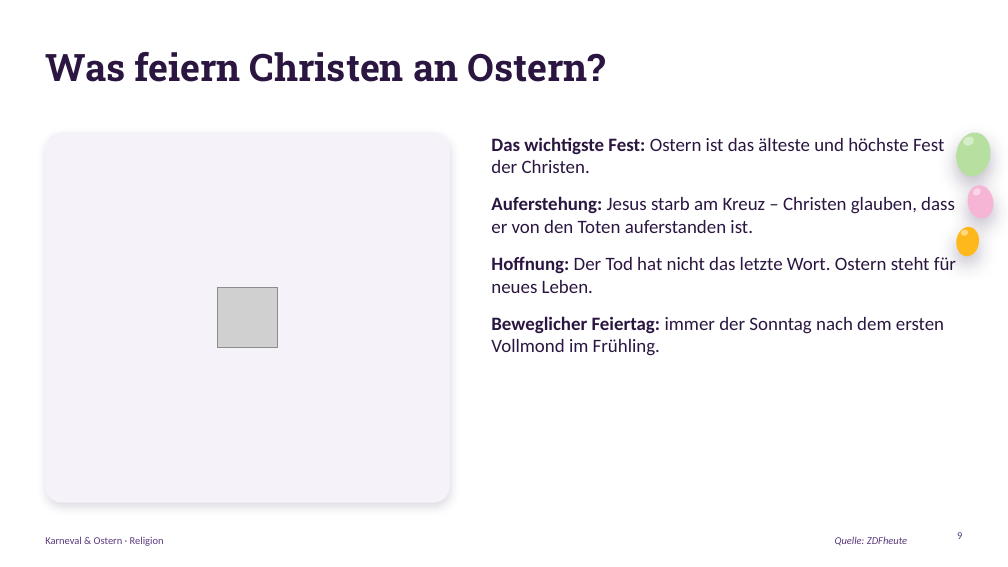
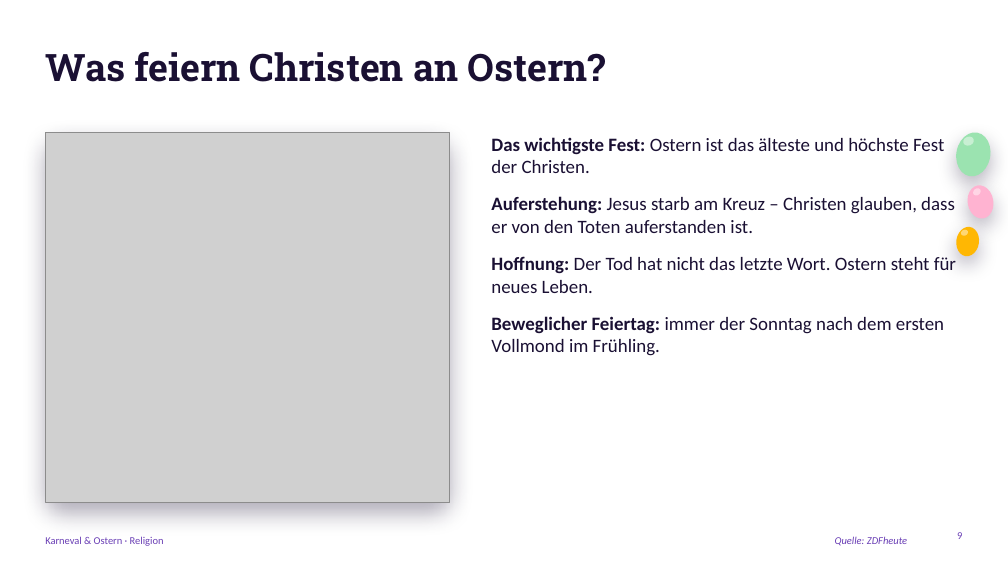
Before and after one commit to Flxrian/Erinnerung, a slide deck: slide 9 of Karneval_und_Ostern.pptx. Drawn at 1008x567 pixels with LibreOffice and Linux fonts; fonts in the diff are those of the drawing; grey boxes stand for pictures; background and template pictures are left out. Boxes give left, top, right and bottom in pixels: in the first picture for what was removed or moved away, otherwise in the second. Text is boxed around its words. In the diff, an @@ line names an element or a change of style, - is before the commit and + after.

```diff
--- a/Karneval_und_Ostern.pptx
+++ b/Karneval_und_Ostern.pptx
@@ title "Was feiern Christen an Ostern?" at (x1=45, y1=52, x2=606, y2=82): text colour #2A1640 to #1A1033 @@
@@ rounded rectangle at (x1=45, y1=132, x2=450, y2=503): fill #F6F2FA to #FFFFFF; shadow changed @@
@@ picture added at (x1=45, y1=132, x2=450, y2=503) @@
@@ text "Das wichtigste Fest: Ostern ist ..." at (x1=491, y1=137, x2=956, y2=356): text colour #2A1640 to #1A1033 @@
@@ ellipse at (x1=953, y1=130, x2=994, y2=179): fill #B6DFA0 to #9BE3B0; shadow changed @@
@@ ellipse at (x1=955, y1=225, x2=981, y2=258): fill #FFB81C to #FFB703; shadow changed @@
@@ picture removed at (x1=218, y1=287, x2=278, y2=348) @@
@@ text colour #5B3A7E to #6A3FB5 in 3 elements at (x1=957, y1=532, x2=962, y2=539), (x1=45, y1=536, x2=164, y2=546), (x1=835, y1=536, x2=907, y2=546) @@
```
Also in this commit, not shown: 17 other slides changed.
